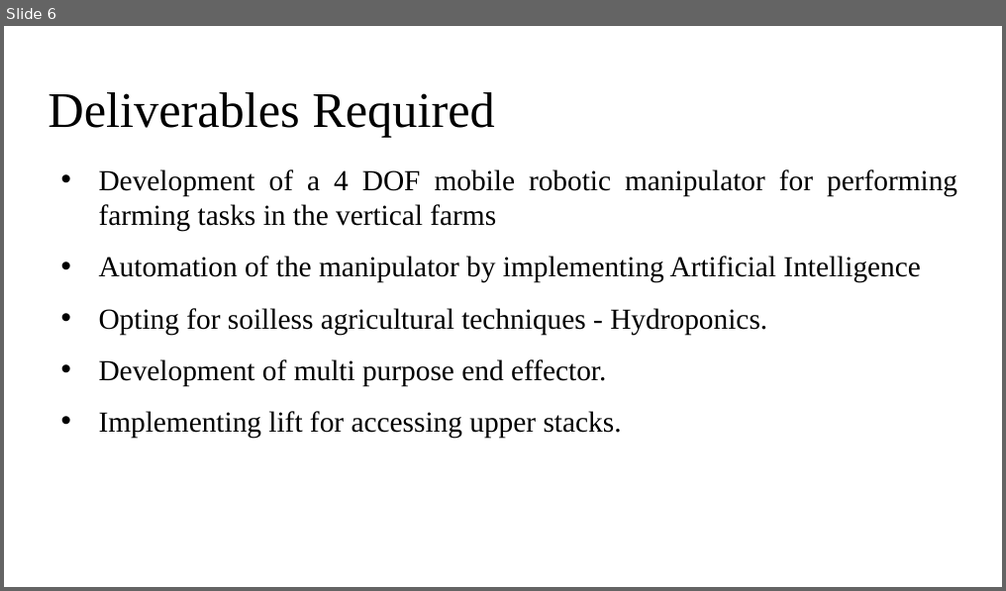
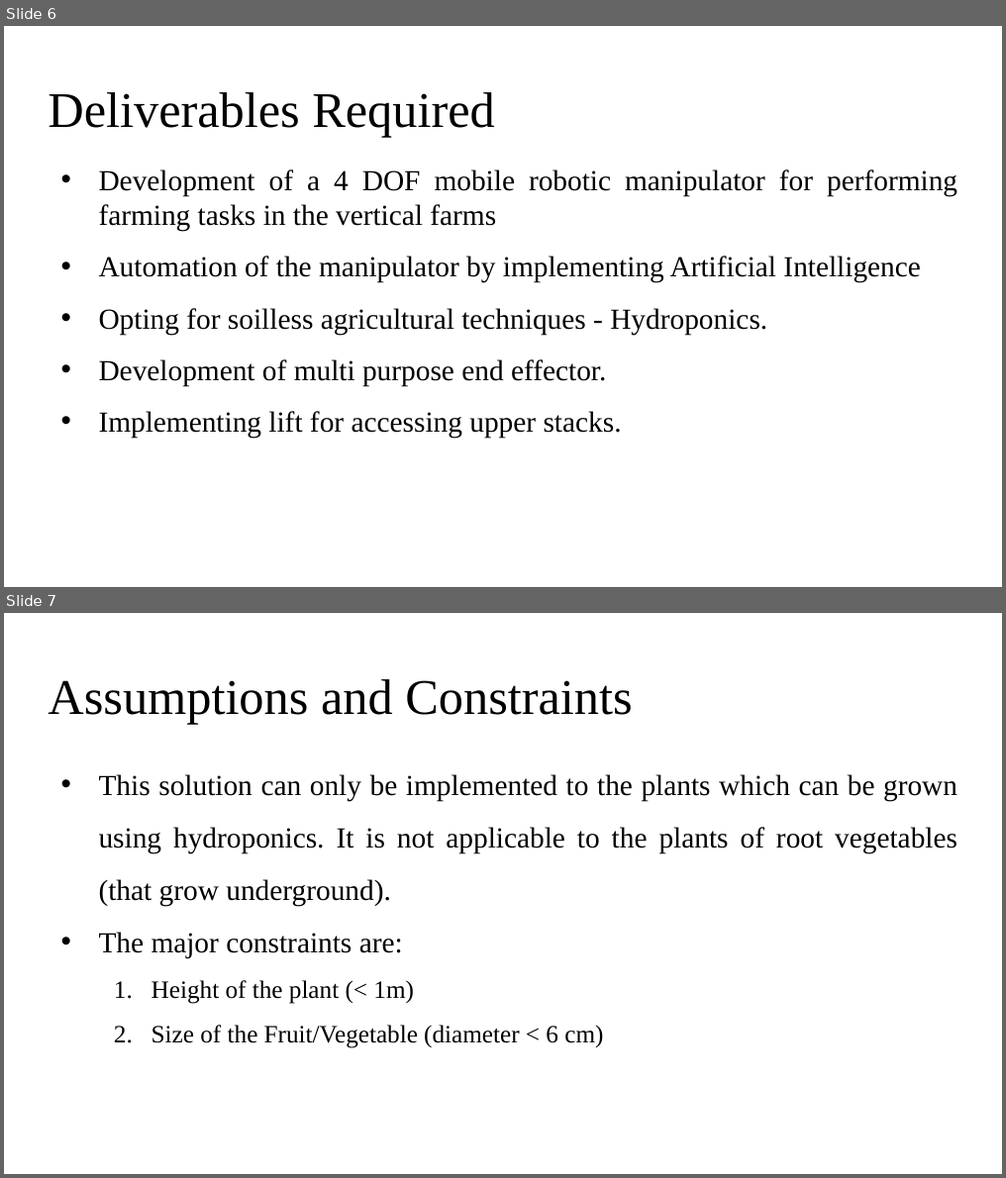
Before and after one commit to Rohith18p/Major-Project, a slide deck: AGNI Fellowship/IPTEF.pptx. Shown one above the other, each under a label of ours: slide 6 before the commit, slides 6 and 7 after it. The pictures are 1006x591 and 1006x1178 pixels, drawn with LibreOffice and Linux fonts; fonts in the diff are those of the drawing. Boxes give left, top, right and bottom in pixels: in the first picture for what was removed or moved away, otherwise in the second. Text is boxed around its words. In the diff, an @@ line names an element or a change of style, - is before the commit and + after.

```diff
--- a/AGNI Fellowship/IPTEF.pptx
+++ b/AGNI Fellowship/IPTEF.pptx
@@ slide 7 added at [4, 613, 1002, 1174], background #FFFFFF @@
@@ title added at [48, 679, 632, 725], 48 pt, text #000000 @@
+Assumptions and Constraints
@@ text added at [99, 774, 957, 1049], 28 pt, text #000000 @@
+• This solution can only be implemented to the plants which can be grown using hydroponics. It is not applicable to the plants of root vegetables (that grow underground).
+• The major constraints are:
+  1. Height of the plant (< 1m)
+  2. Size of the Fruit/Vegetable (diameter < 6 cm)
```
Also in this commit, not shown: 6 slides changed, 13 other slides added, 54 other files.
